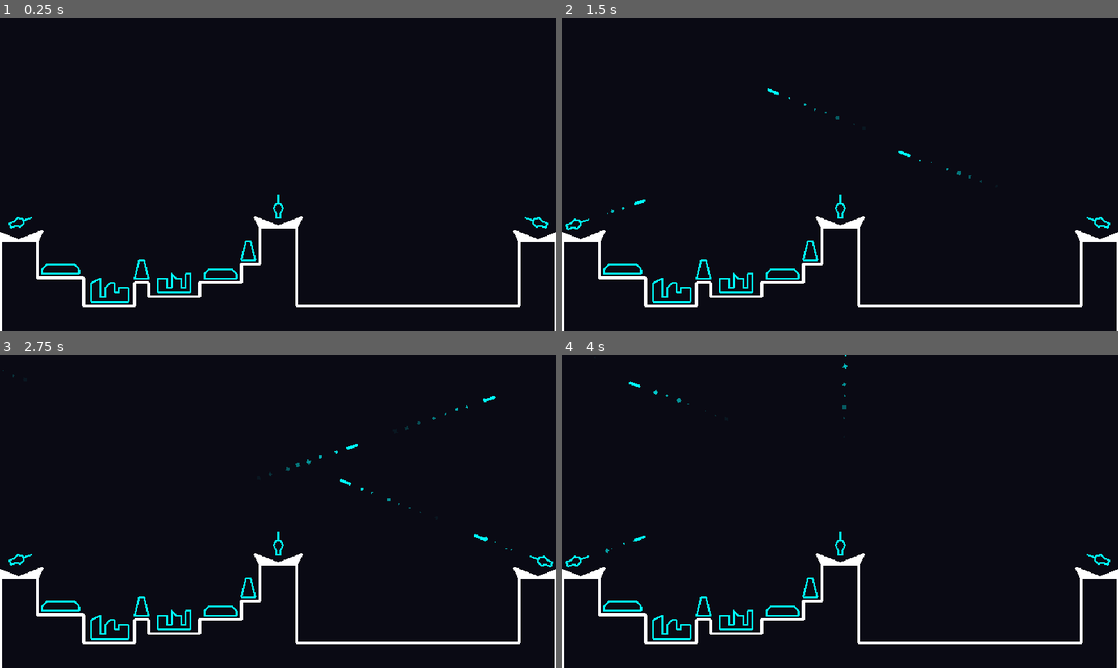
Above: before the commit, frames 1-4 (two rows, left to right).
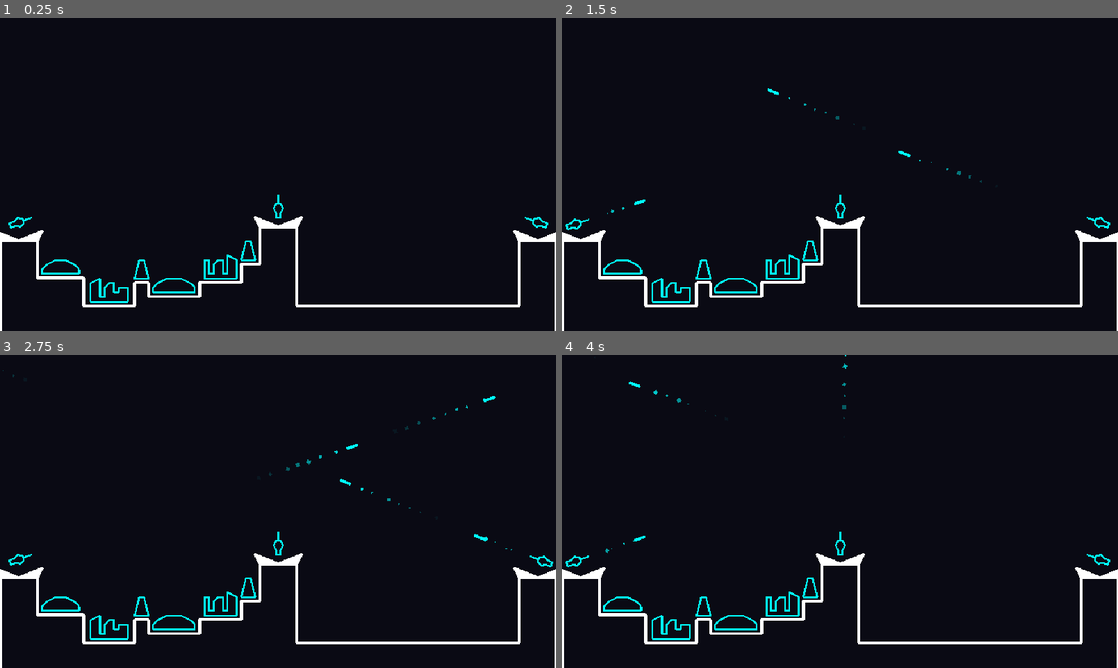
Above: after the commit, the same moments.

Repository: Paraldos/retro-stars
Game: Godot game, scene res://strato_defense/strato_defense.tscn
Same seed, same stepped clock (60 frames per second), same inputs: the game is played once before the commit and once after it.
Inputs:
- Up to frame 1 (0.25 s): no input
- Up to frame 2 (1.5 s): tap Enter at 0.5 s; hold D (right) 0.53-1.28 s; hold A (left) from 1.28 s (still down)
- Up to frame 3 (2.75 s): release A (left) at 2.03 s; hold D (right) from 2.03 s (still down)
- Up to frame 4 (4 s): release D (right) at 2.78 s; hold Up (up) 2.78-3.53 s; hold A (left) from 3.53 s (still down)

The runs differ from the first frame. In frame 1, 0.4% of the frame differs, in the area x 8-43%, y 75-92%; in frame 2, 0.4%; in frame 3, 0.4%; in frame 4, 0.4%.

Commit message:
refactored buildings

Diff:
--- a/strato_defense/strato_defense.tscn
+++ b/strato_defense/strato_defense.tscn
@@ -54,55 +54,55 @@
 metadata/_edit_lock_ = true
 
 [node name="Building" parent="Buildings" instance=ExtResource("4_7cwcl")]
-position = Vector2(104, 416)
+position = Vector2(104, 432)
 
 [node name="CollisionPolygon" parent="Buildings/Building" index="0"]
-polygon = PackedVector2Array(-32, 24, -24, 16, 24, 16, 32, 24, 32, 32, -32, 32)
+polygon = PackedVector2Array(-32, 8, -24, 0, -8, -8, 8, -8, 24, 0, 32, 8, 32, 16, -32, 16)
 
 [node name="TorsoLine" parent="Buildings/Building" index="1"]
 points = PackedVector2Array()
 
 [node name="Building2" parent="Buildings" instance=ExtResource("4_7cwcl")]
-position = Vector2(189, 464)
+position = Vector2(188, 480)
 
 [node name="CollisionPolygon" parent="Buildings/Building2" index="0"]
-polygon = PackedVector2Array(-32, 0, -16, -8, -16, 24, -8, 24, -8, 8, 0, 0, 8, 0, 8, 16, 16, 16, 16, 8, 32, 8, 32, 32, -32, 32)
+polygon = PackedVector2Array(-32, -16, -16, -24, -16, 8, -8, 8, -8, -8, 0, -16, 8, -16, 8, 0, 16, 0, 16, -8, 32, -8, 32, 16, -32, 16)
 
 [node name="TorsoLine" parent="Buildings/Building2" index="1"]
 points = PackedVector2Array()
 
 [node name="Building3" parent="Buildings" instance=ExtResource("4_7cwcl")]
-position = Vector2(248, 424)
+position = Vector2(244, 440)
 
 [node name="CollisionPolygon" parent="Buildings/Building3" index="0"]
-polygon = PackedVector2Array(0, 0, 8, 32, -16, 32, -8, 0)
+polygon = PackedVector2Array(4, -16, 12, 16, -12, 16, -4, -16)
 
 [node name="TorsoLine" parent="Buildings/Building3" index="1"]
 points = PackedVector2Array()
 
 [node name="Building4" parent="Buildings" instance=ExtResource("4_7cwcl")]
-position = Vector2(432, 392)
+position = Vector2(300, 464)
 
 [node name="CollisionPolygon" parent="Buildings/Building4" index="0"]
-polygon = PackedVector2Array(0, 0, 8, 32, -16, 32, -8, 0)
+polygon = PackedVector2Array(-36, 16, 36, 16, 36, 8, 28, 0, 12, -8, -12, -8, -28, 0, -36, 8)
 
 [node name="TorsoLine" parent="Buildings/Building4" index="1"]
 points = PackedVector2Array()
 
 [node name="Building5" parent="Buildings" instance=ExtResource("4_7cwcl")]
-position = Vector2(288, 448)
+position = Vector2(376, 440)
 
 [node name="CollisionPolygon" parent="Buildings/Building5" index="0"]
-polygon = PackedVector2Array(0, 8, 0, 24, 8, 24, 8, 0, 16, 8, 24, 8, 24, 24, 32, 24, 32, 0, 40, 0, 40, 32, -16, 32, -16, 8)
+polygon = PackedVector2Array(-24, 16, -24, -16, -16, -16, -16, 8, -8, 8, -8, -8, 0, -16, 8, -16, 8, 8, 16, 8, 16, -24, 32, -16, 32, 16)
 
 [node name="TorsoLine" parent="Buildings/Building5" index="1"]
 points = PackedVector2Array()
 
 [node name="Building6" parent="Buildings" instance=ExtResource("4_7cwcl")]
-position = Vector2(368, 424)
+position = Vector2(428, 408)
 
 [node name="CollisionPolygon" parent="Buildings/Building6" index="0"]
-polygon = PackedVector2Array(40, 24, 40, 32, -16, 32, -16, 24, -8, 16, 32, 16)
+polygon = PackedVector2Array(-12, 16, -4, -16, 4, -16, 12, 16)
 
 [node name="TorsoLine" parent="Buildings/Building6" index="1"]
 points = PackedVector2Array()
